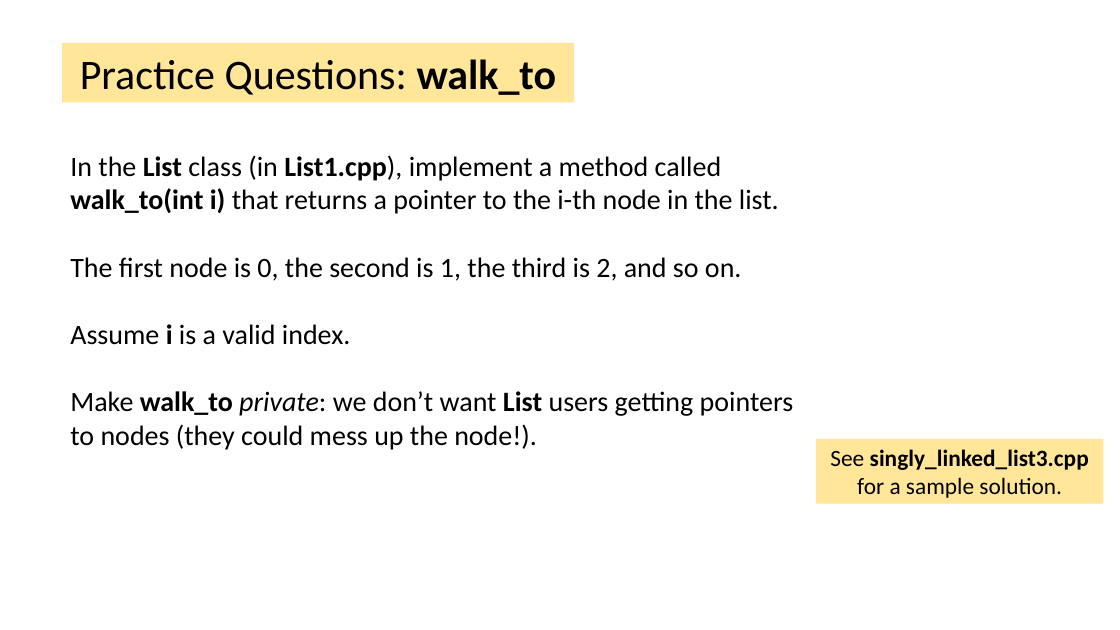
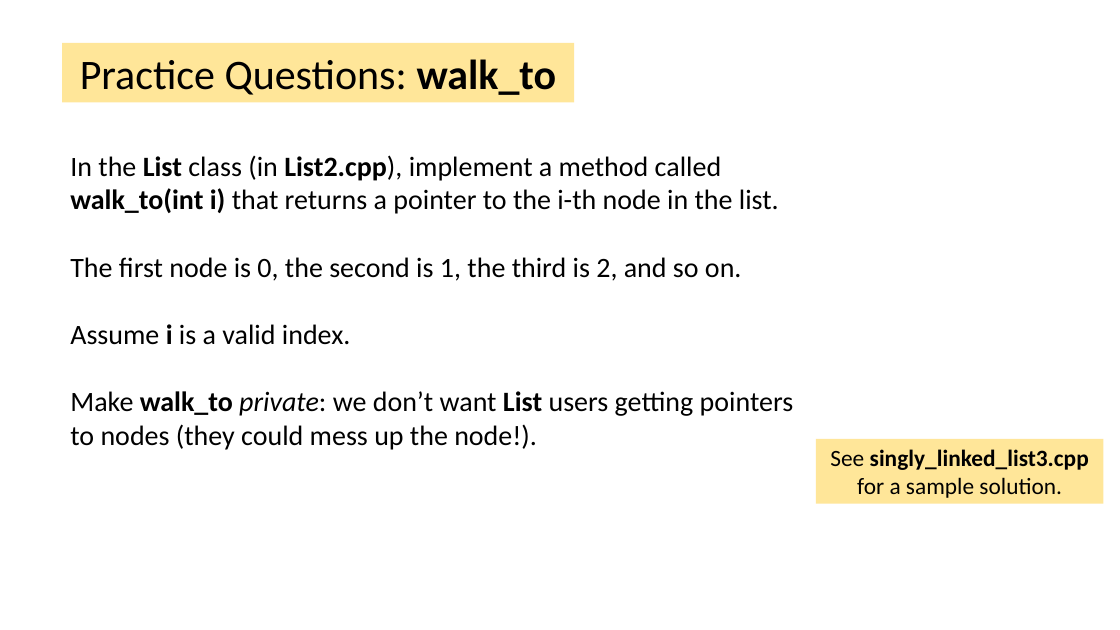
Before and after one commit to tjd1234/cmpt225fall2023, a slide deck: slide 3 of lecture_notes/week3/week3.pptx (slide 2 before the commit). Drawn at 1120x630 pixels with LibreOffice and Linux fonts; fonts in the diff are those of the drawing. Boxes give left, top, right and bottom in pixels: in the first picture for what was removed or moved away, otherwise in the second. Text is boxed around its words. In the diff, an @@ line names an element or a change of style, - is before the commit and + after.

```diff
--- a/lecture_notes/week3/week3.pptx
+++ b/lecture_notes/week3/week3.pptx
@@ text at (70,155,779,214): text changed @@
-In the List class (in List1.cpp), implement a method called walk_to(int i) that returns a pointer to the i-th node in the list.
+In the List class (in List2.cpp), implement a method called walk_to(int i) that returns a pointer to the i-th node in the list.
```
Also in this commit, not shown: 2 other slides changed, 1 slide added, 5 other files.
